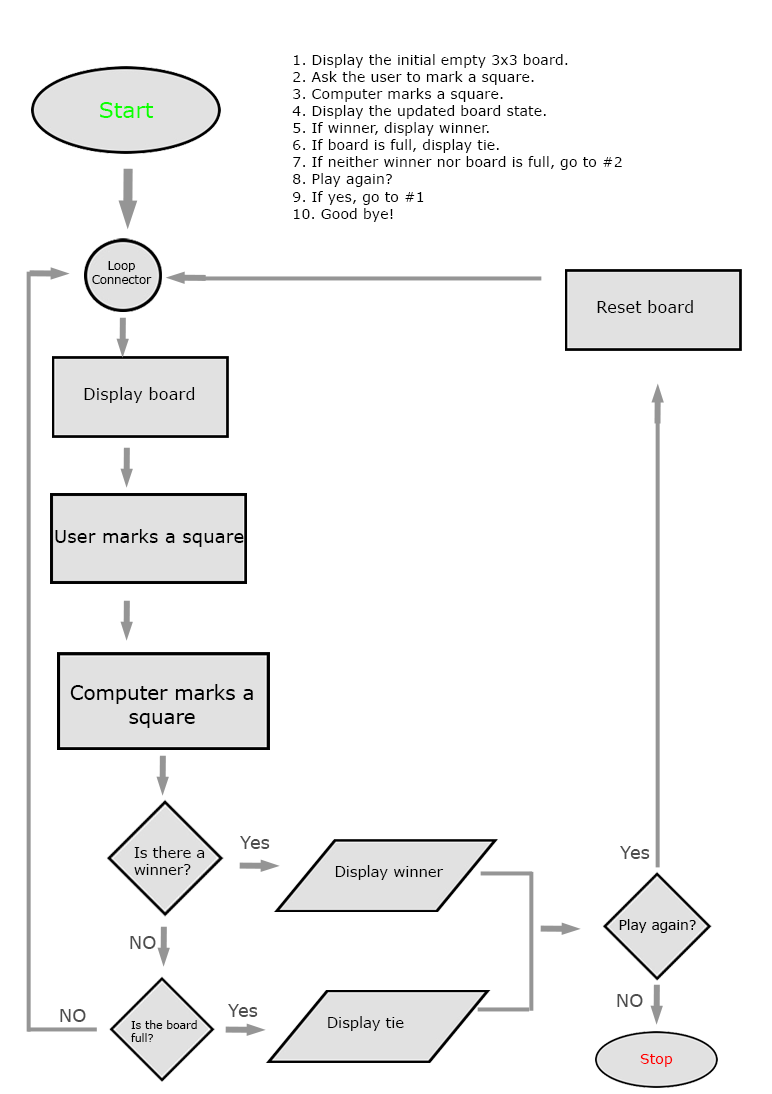
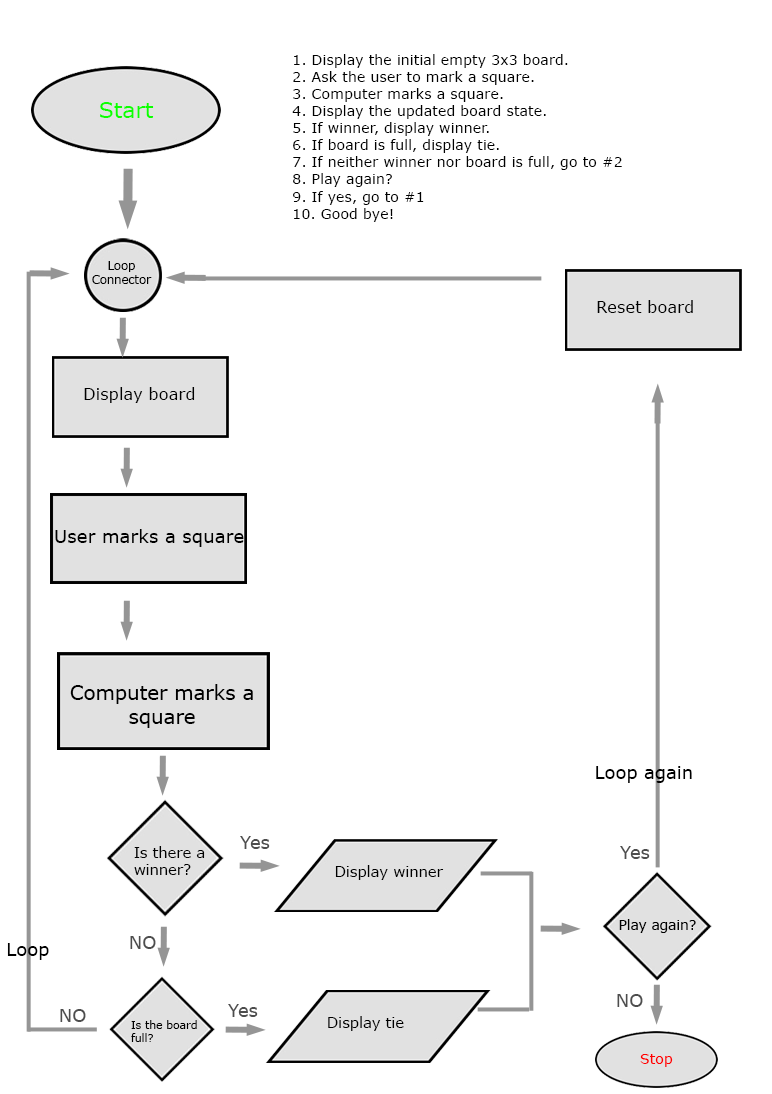
Layer changes from the first 772×1094 image to the second:
added layer "Loop" above "Loop again" over [7, 943, 49, 960]
added layer "Loop again" above "Yes copy" over [596, 766, 692, 783]
